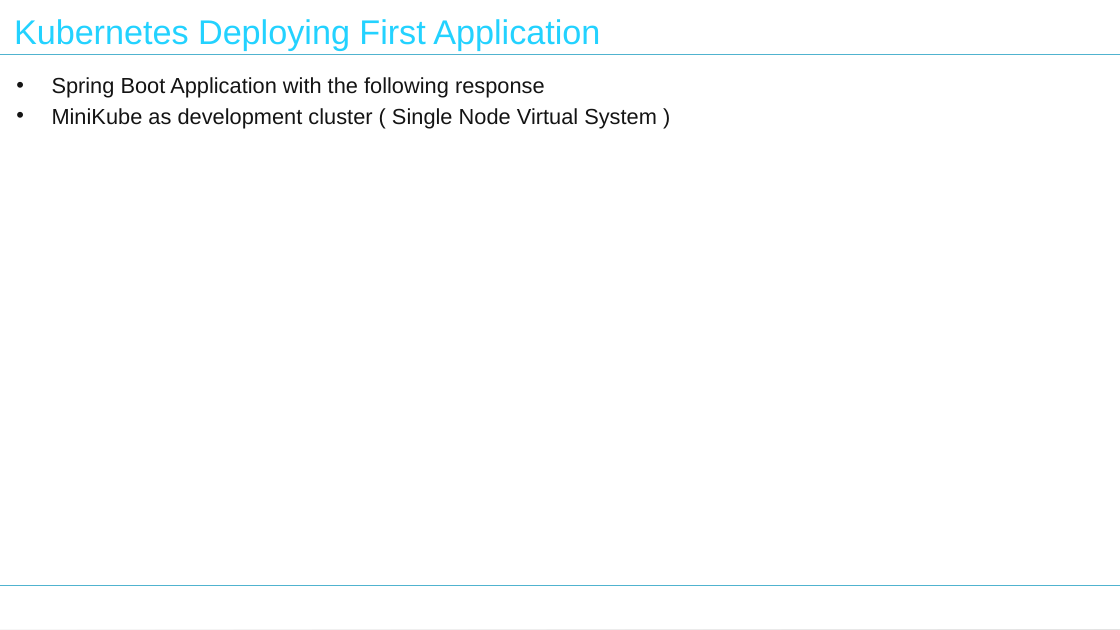
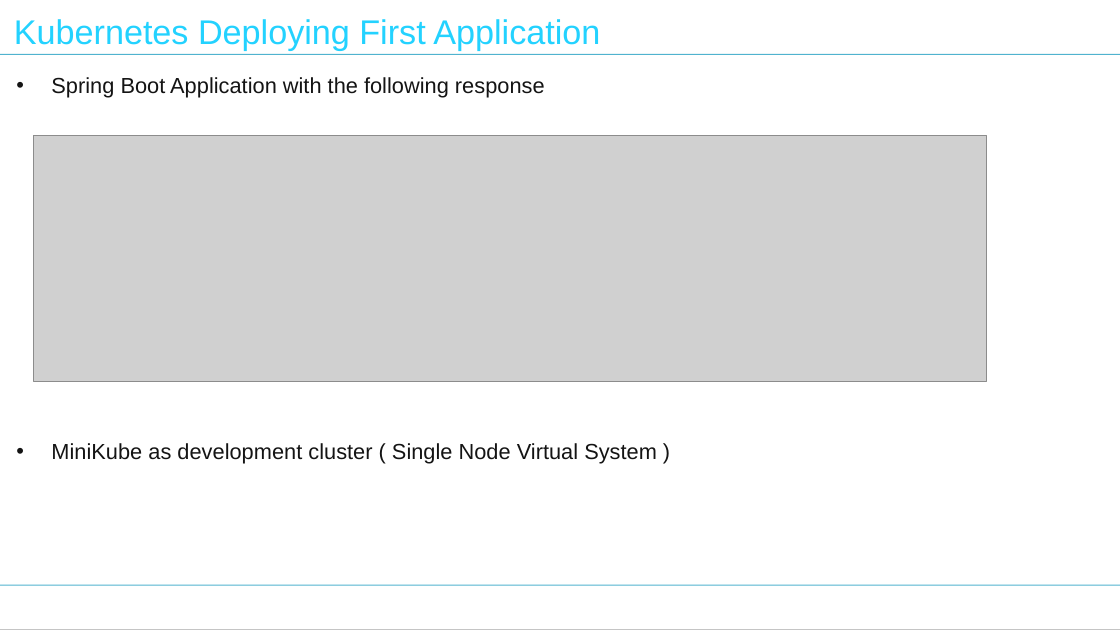
Before and after one commit to nilaybose/minikubedemo, a slide deck: slide 14 of docs/Tech Talk - Kubernetes.pptx (slide 13 before the commit). Drawn at 1120x630 pixels with LibreOffice and Linux fonts; fonts in the diff are those of the drawing; grey boxes stand for pictures. Boxes give left, top, right and bottom in pixels: in the first picture for what was removed or moved away, otherwise in the second. Text is boxed around its words. In the diff, an @@ line names an element or a change of style, - is before the commit and + after.

```diff
--- a/docs/Tech Talk - Kubernetes.pptx
+++ b/docs/Tech Talk - Kubernetes.pptx
@@ background gradient #C4C4C4 to #C9C9C9 to #F2F2F2 to #FFFFFF @@
@@ rectangle at (0, 0, 1120, 629): shadow on @@
@@ text "Spring Boot Application with the ..." rewrapped from (52, 77, 657, 128) to (51, 77, 657, 464) @@
@@ picture added at (34, 136, 987, 382) @@
@@ line (0, 585) - (1120, 585): stroke #50B3CF 0.75 pt to #50B3CF 0.74 pt @@
```
Also in this commit, not shown: 17 other slides changed, 8 slides added, 2 slides removed.
